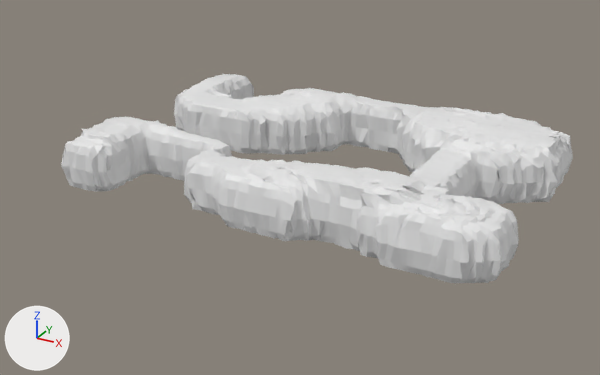
Before and after pictures for a commit that changed the FBX model Assets/Art/Models/Maps/Cave3.fbx.
Rendered twice from a camera (50 mm lens) standing at (147.0, -289.0, 138.0) and looking at (-5.0, -12.0, -1.0). Every picture has the same lights, and +X, +Y and +Z are marked at lower left. The first picture is the older version. Where no turn or scale is listed for an object, it has been applied to the vertices.
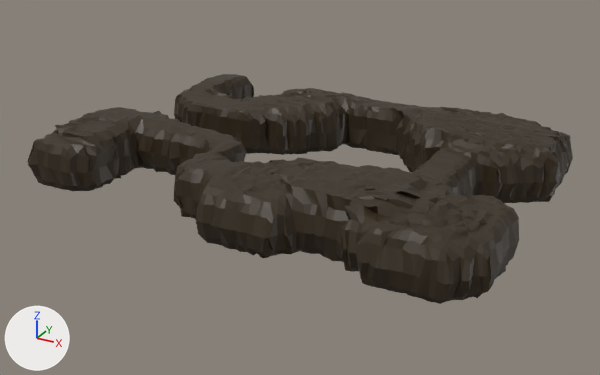
Where the change shows, as pixel boxes (x1, y1, x2, y2) in the pictures (600 x 375 px; the box of a moved part takes in the faces that stretch with it):
'Grid', recoloured, reshaped, surface changed (white to grey, 7% wider, 10% taller)
    before: (61, 74, 573, 283)
    after: (27, 74, 573, 304)
part 1 of me_grid, moved or reshaped
    before: (61, 116, 519, 283)
    after: (27, 107, 519, 304)
part 2 of me_grid, surface changed (white to grey)
    before: (61, 74, 573, 283)
    after: (27, 74, 573, 304)

What the commit changed:
Picture 'Texture_Atlas.png' (img_texture_atlas_png) is new.
Material 'Material' (mat_material) is new.
Its texture is img_texture_atlas_png.
me_grid is used by ob_grid; location (0.0, 0.0, 0.0).
me_grid had 7984 vertices, 7986 faces and spanned x -92.0..92.0, y -61.0..64.0, z 0.0..25.0.
me_grid now has 7984 vertices, 7986 faces and spans x -107.0..92.0, y -77.0..64.0, z 0.0..25.0.
me_grid part 1: 2979 of 7984 vertices moved; they spanned x -92.0..92.0, y -61.0..-23.0, z 0.0..25.0 and now span x -107.0..92.0, y -77.0..-12.0, z 0.0..25.0; mean shift (-2.0, -3.0, 0.0); largest move (-4.0, -61.0, 10.0) -> (-4.0, -77.0, 10.0).
me_grid part 2: texture (UV) coordinates of 7986 of 7986 faces, centred in x -91.0..91.0, y -60.0..64.0, z 0.0..25.0, changed; they spanned u 0.0..1.0, v 0.0..1.0 and now span u 0.96..0.98, v 0.71..0.74.
Other edits to the shape of me_grid do not show in these pictures.
me_grid gains material mat_material (picture img_texture_atlas_png).
